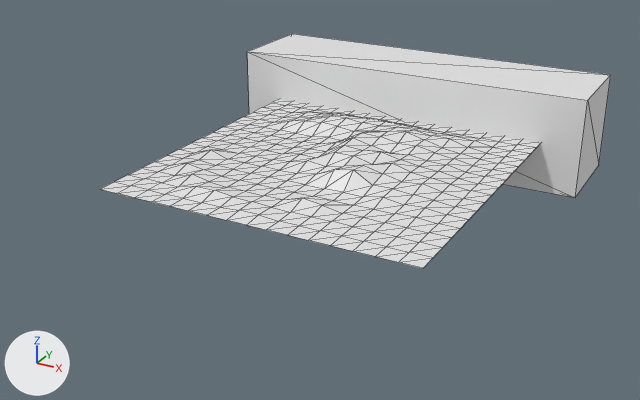
The glTF model assets/map.glb as it was, and as the next commit left it.
Camera for both pictures: a 50 mm camera at (7.13, -13.56, 5.98) aimed at (-0.33, 0.02, -0.8). Lighting does not change. The marker at lower left points along +X, +Y and +Z. Mesh edges are drawn as thin lines. Where no turn or scale is listed for an object, it has been applied to the vertices.
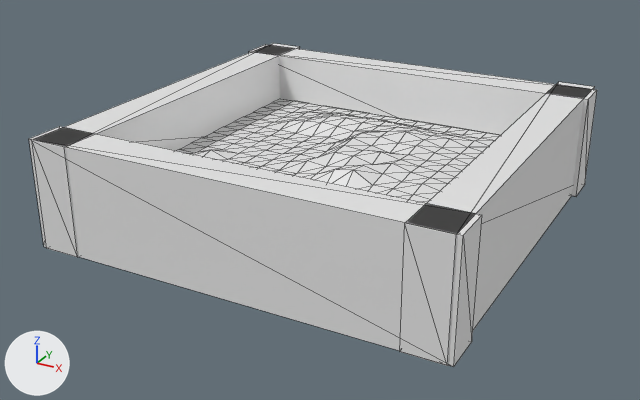
Commit message: Added all 4 walls

Changed parts and their boxes [x1, y1, x2, y2] in the pictures (640 x 400 px):
```json
{"object": "Wall 2", "change": "added", "after": [29, 126, 482, 367]}
{"object": "Cube", "change": "moved, rescaled", "before": [247, 34, 611, 198], "after": [249, 45, 597, 197], "on screen": "7% shorter"}
{"object": "Wall 3", "change": "added", "after": [400, 82, 595, 366]}
{"object": "Wall 4", "change": "added", "after": [32, 43, 300, 257]}
```

Edits to the scene script, one JSON object a line:
```json
{"op": "add", "block": "me_cube_004", "code": ["me_cube_004 = bpy.data.meshes.new('Cube.004')", "me_cube_004.from_pydata(...)  # a box spanning x -0.36..0.36, y -3.8..3.8, z -1.0..1.0"]}
{"op": "add", "block": "me_cube_002", "code": ["me_cube_002 = bpy.data.meshes.new('Cube.002')", "me_cube_002.from_pydata(...)  # a box spanning x -3.8..3.8, y -0.36..0.36, z -1.0..1.0"]}
{"op": "set", "path": "ob_cube.location", "old": "(0.0, 3.92, 0.0)", "new": "(0.0, 3.34, 0.0)"}
{"op": "set", "path": "ob_cube.scale", "old": "(3.8, 1.0, 1.0)", "new": "(3.8, 0.358, 1.0)"}
{"op": "add", "block": "ob_wall_3", "code": ["ob_wall_3 = bpy.data.objects.new('Wall 3', me_cube_004)", "ob_wall_3.location = (3.36, 0.09, 0.0)"]}
{"op": "add", "block": "ob_wall_4", "code": ["ob_wall_4 = bpy.data.objects.new('Wall 4', me_cube_004.copy())", "ob_wall_4.location = (-3.36, 0.09, 0.0)"]}
{"op": "add", "block": "ob_wall_2", "code": ["ob_wall_2 = bpy.data.objects.new('Wall 2', me_cube_002)", "ob_wall_2.location = (0.0, -3.34, 0.0)"]}
```
